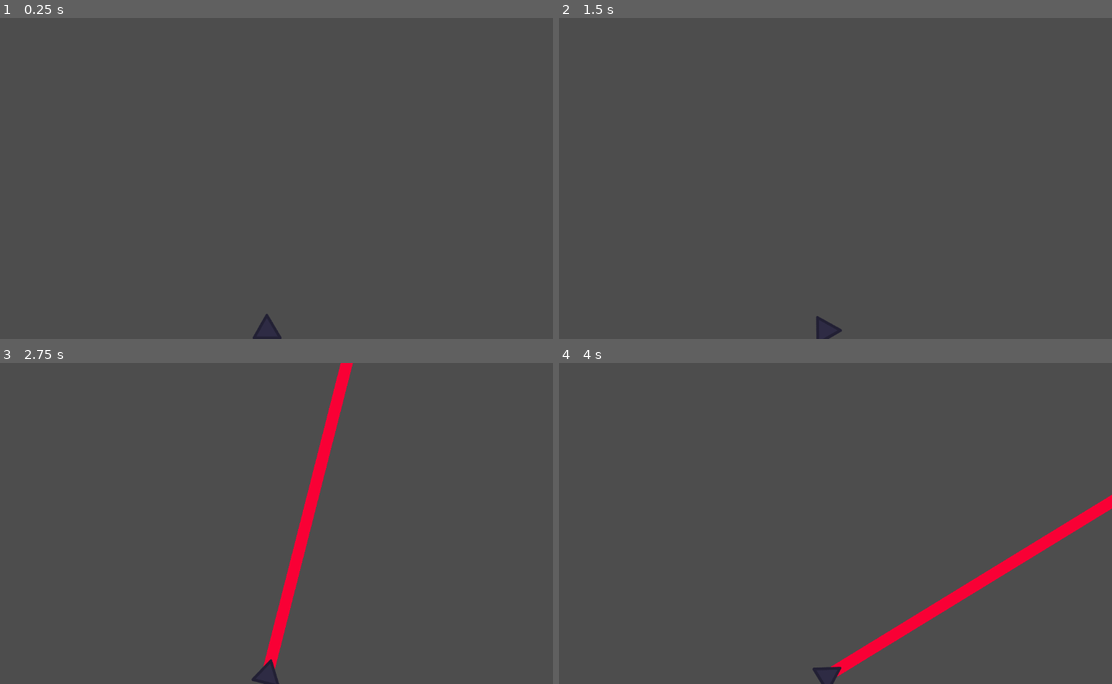
Above: before the commit, frames 1-4 (two rows, left to right).
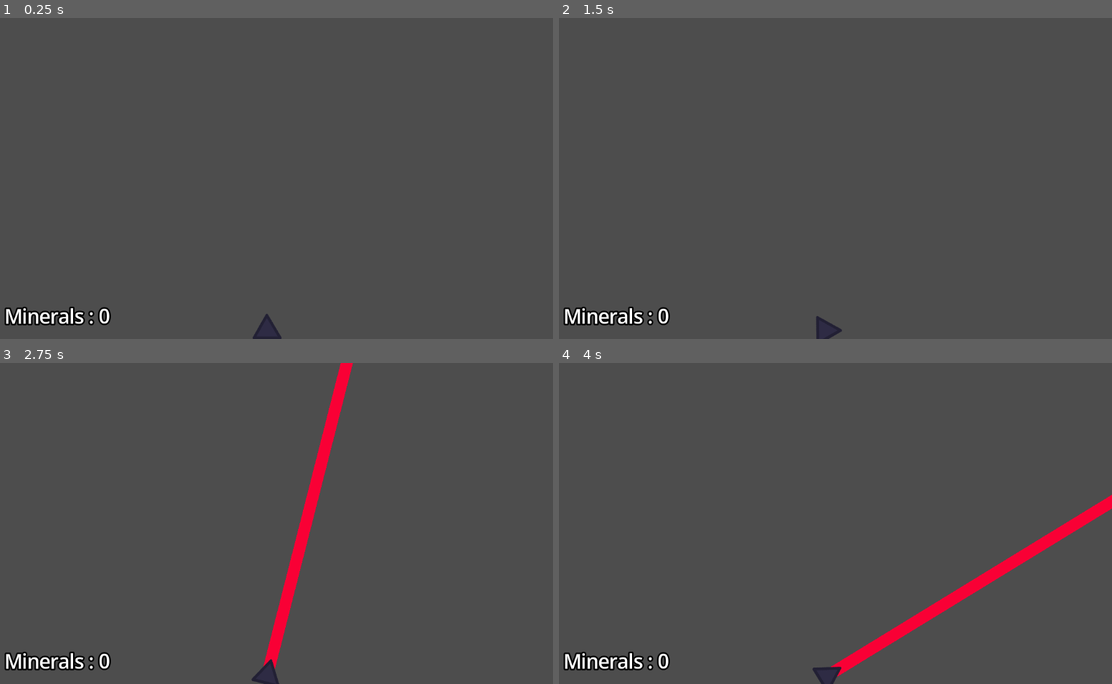
Above: after the commit, the same moments.

Repository: Kalloxxo/laser-shit
Game: Godot game, scene res://scenes/fartt.tscn
The game is run twice, just before and just after one commit, with the same random seed, the same clock (stepped at 60 frames per second) and the same inputs. The engine's default icon, where the game draws it, is replaced by a stand-in: a white triangle on a blue panel in a dark square.
Inputs (mouse positions are in pixels of both pictures, inside the frame that each line leads up to):
- Up to frame 1 (0.25 s): no input
- Up to frame 2 (1.5 s): tap Enter at 0.5 s; move the mouse to (951, 162) at 0.52 s; hold Space (fart) 0.53-1.28 s; move the mouse to (713, 194) at 1.27 s; tap Space (fart) at 1.35 s
- Up to frame 3 (2.75 s): tap Enter at 2 s; move the mouse to (326, 452) at 2.02 s; hold Space (fart) from 2.03 s (still down)
- Up to frame 4 (4 s): move the mouse to (796, 587) at 2.77 s; release Space (fart) at 2.78 s; tap Space (fart) at 2.85 s; tap Enter at 3.5 s; move the mouse to (995, 571) at 3.52 s; hold Space (fart) from 3.53 s (still down)

The runs differ from the first frame. In frame 1, 0.7% of the frame differs, in the area x 0-21%, y 89-96%; in frame 2, 0.7%; in frame 3, 0.7%; in frame 4, 0.7%.

Commit message:
Added currency
Nothing too complex, just added a simple currency counter for now, ill be adding a second meteor with better rewards.

Diff:
--- a/project.godot
+++ b/project.godot
@@ -14,6 +14,10 @@
 run/main_scene="uid://srsi5qedcelk"
 config/features=PackedStringArray("4.6", "GL Compatibility")
 config/icon="res://sprites/icon.svg"
+
+[gui]
+
+theme/default_font_multichannel_signed_distance_field=true
 
 [input]
 
--- a/scenes/fartt.tscn
+++ b/scenes/fartt.tscn
@@ -6,11 +6,14 @@
 [sub_resource type="GDScript" id="GDScript_bo1ho"]
 script/source = "extends Node
 
+
+@onready var Currency: Label = $\"../Label\"
 #This node is for controlling the game. aka the spawns and what not.
 var Meteor = preload(\"res://scenes/meteor.tscn\")
+var minerals = 0
 
-
-
+func _process(delta: float) -> void:
+	Currency.text = \"Minerals : \" + str(minerals)
 
 func _on_timer_timeout() -> void:
 	var instance = Meteor.instantiate()
@@ -18,6 +21,7 @@
 	var random_y_pos = randi_range(-131, 75)
 	instance.position = Vector2(random_x_pos, random_y_pos)
 	add_child(instance)
+
 "
 
 [node name="Node2D" type="Node2D" unique_id=42832220]
@@ -53,4 +57,14 @@
 wait_time = 4.2
 autostart = true
 
+[node name="Label" type="Label" parent="." unique_id=1925039528]
+offset_left = -222.0
+offset_top = 100.0
+offset_right = -133.0
+offset_bottom = 136.0
+theme_override_constants/outline_size = 6
+text = "Minerals : 0"
+horizontal_alignment = 1
+vertical_alignment = 1
+
 [connection signal="timeout" from="Gamecontroller/Timer" to="Gamecontroller" method="_on_timer_timeout"]
--- a/scripts/Meteor.gd
+++ b/scripts/Meteor.gd
@@ -2,3 +2,4 @@
 class_name Evil_meteor
 
 var health = 100
+var reward = randi_range(1, 10)
--- a/scripts/ray_cast_2d.gd
+++ b/scripts/ray_cast_2d.gd
@@ -3,6 +3,7 @@
 
 @onready var sprite_2d: Sprite2D = $"../Area2D/Sprite2D"
 @onready var line_2d: Line2D = $Line2D
+@onready var gamecontroller: Node = $"../Gamecontroller"
 
 
 
@@ -15,6 +16,7 @@
 		if fart is Evil_meteor:
 			fart.health -= 90 * delta
 			if fart.health <= 0:
+				gamecontroller.minerals += fart.reward
 				fart.queue_free()
 
 
Renamed: area_2d.gd -> scripts/area_2d.gd
Renamed: area_2d.gd.uid -> scripts/area_2d.gd.uid
Not shown, changed: README.md
